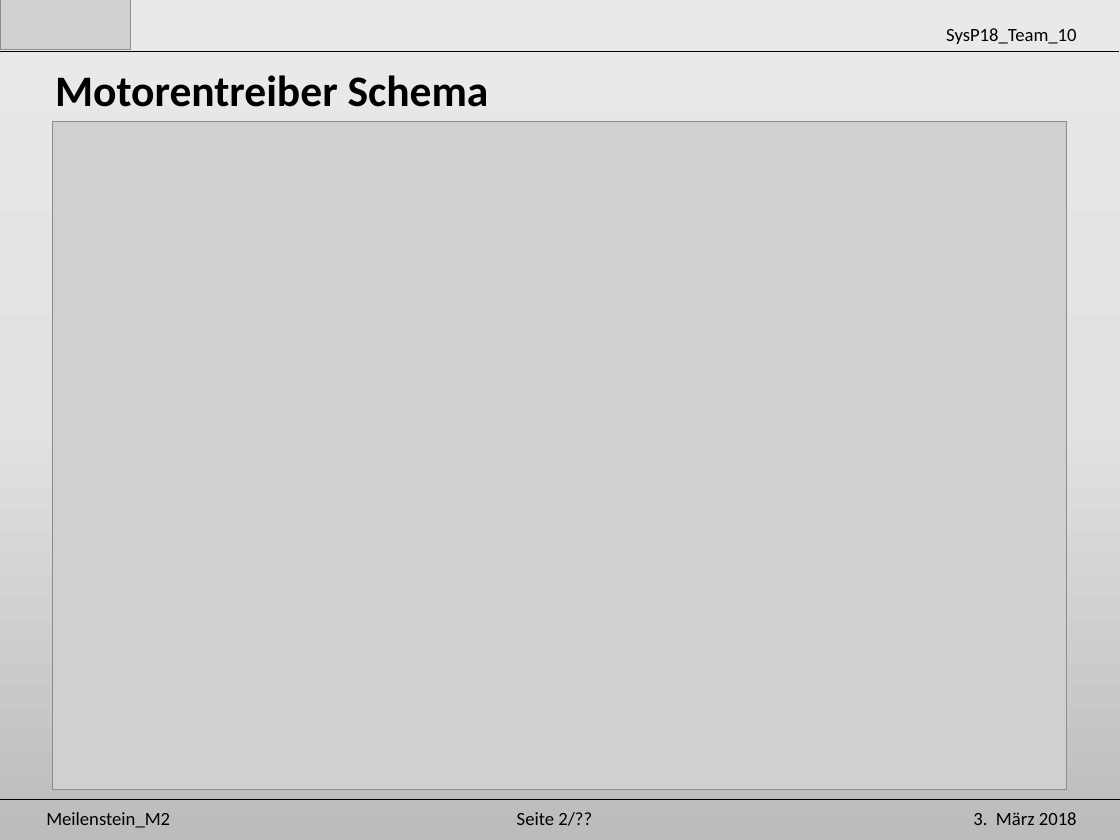
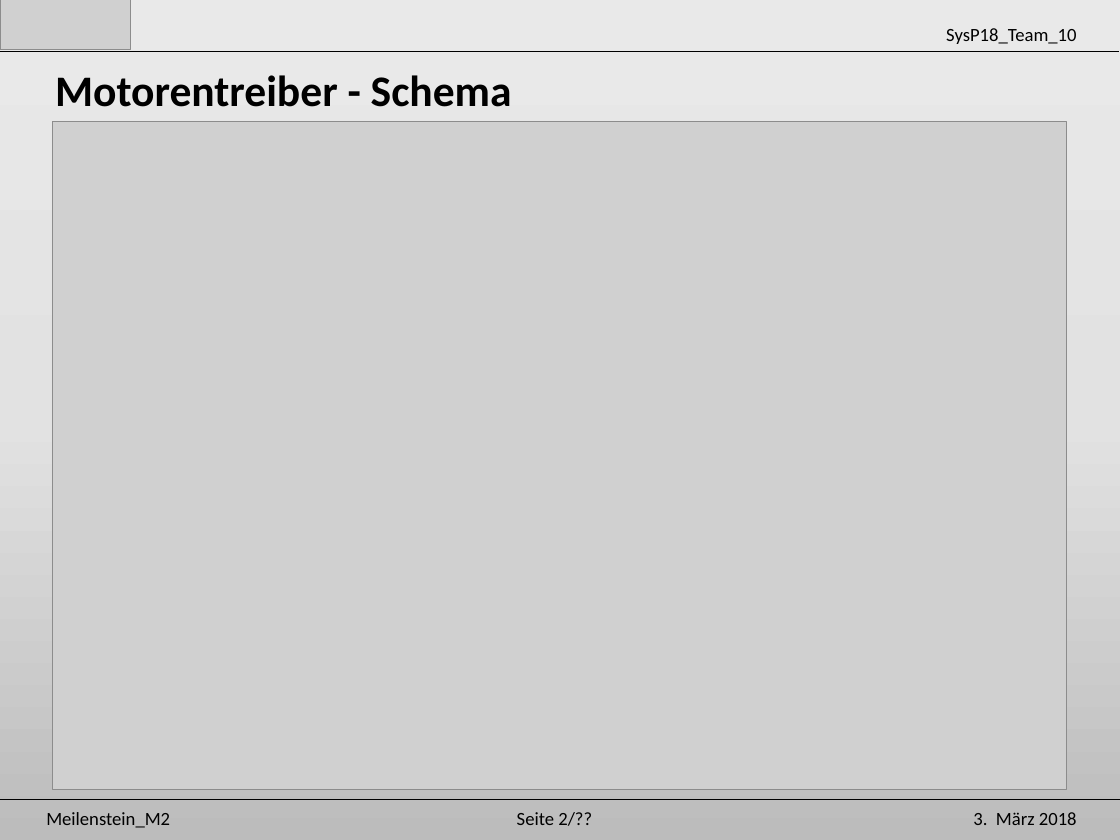
Before and after one commit to Unaqwyn/SysP18_1cv, a slide deck: slide 12 of 01_Organisation/02_Meilensteine/m2/Praesentation_m2.pptx (slide 11 before the commit). Drawn at 1120x840 pixels with LibreOffice and Linux fonts; fonts in the diff are those of the drawing; grey boxes stand for pictures. Boxes give left, top, right and bottom in pixels: in the first picture for what was removed or moved away, otherwise in the second. Text is boxed around its words. In the diff, an @@ line names an element or a change of style, - is before the commit and + after.

```diff
--- a/01_Organisation/02_Meilensteine/m2/Praesentation_m2.pptx
+++ b/01_Organisation/02_Meilensteine/m2/Praesentation_m2.pptx
@@ text at (55,75,512,107): text changed @@
-Motorentreiber Schema
+Motorentreiber - Schema
```
Also in this commit, not shown: 11 other slides changed.
